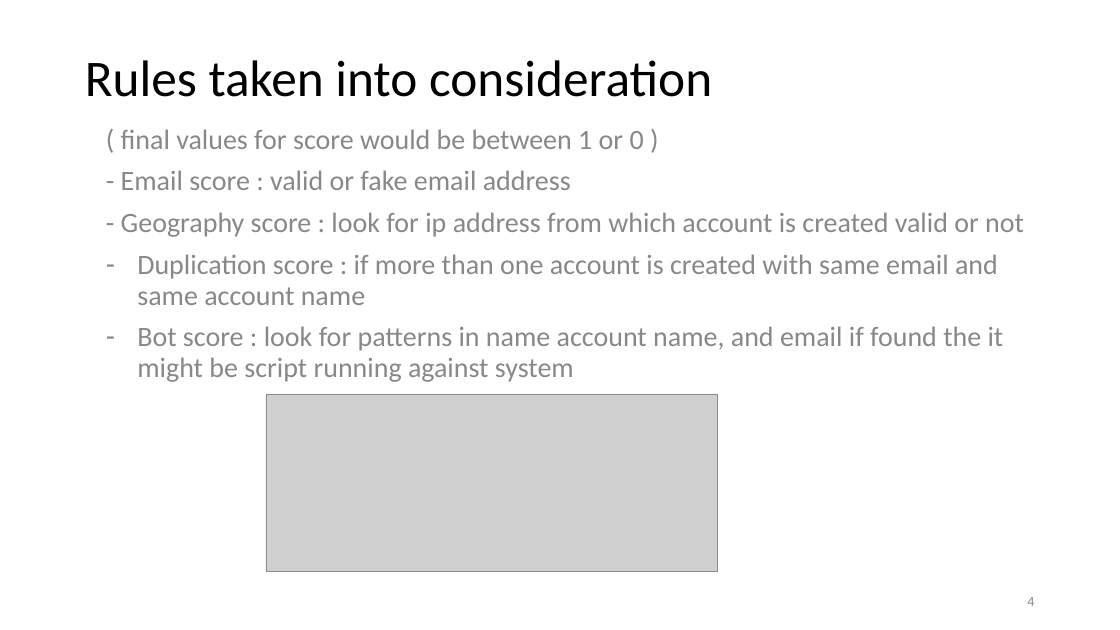
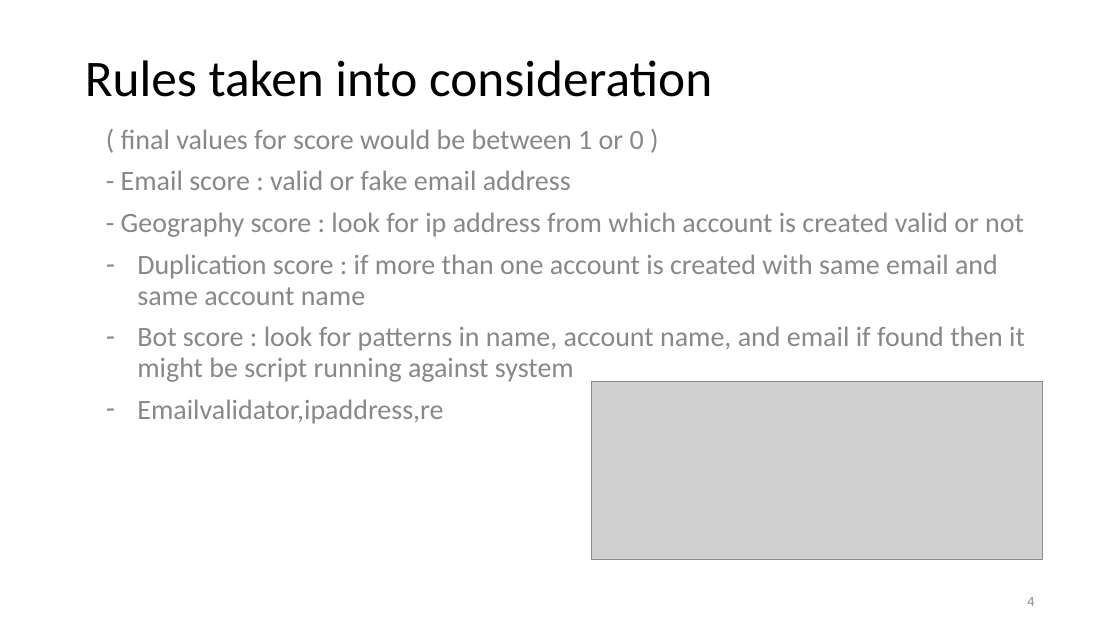
Before and after one commit to karimkhamwani/python-data-analysis, a slide deck: slide 4 of Capstone_600.pptx. Drawn at 1120x630 pixels with LibreOffice and Linux fonts; fonts in the diff are those of the drawing; grey boxes stand for pictures; background and template pictures are left out. Boxes give left, top, right and bottom in pixels: in the first picture for what was removed or moved away, otherwise in the second. Text is boxed around its words. In the diff, an @@ line names an element or a change of style, - is before the commit and + after.

```diff
--- a/Capstone_600.pptx
+++ b/Capstone_600.pptx
@@ text at (137,326,1025,424): text changed @@
-– Bot score : look for patterns in name account name, and email if found the it might be script running against system
+– Bot score : look for patterns in name, account name, and email if found then it might be script running against system
+– Emailvalidator,ipaddress,re
@@ picture: place and size @@
-picture at (266,394,718,572)
+picture at (592,381,1043,560)
```
Also in this commit, not shown: 1 other slide changed, 1 slide added, 2 other files.
